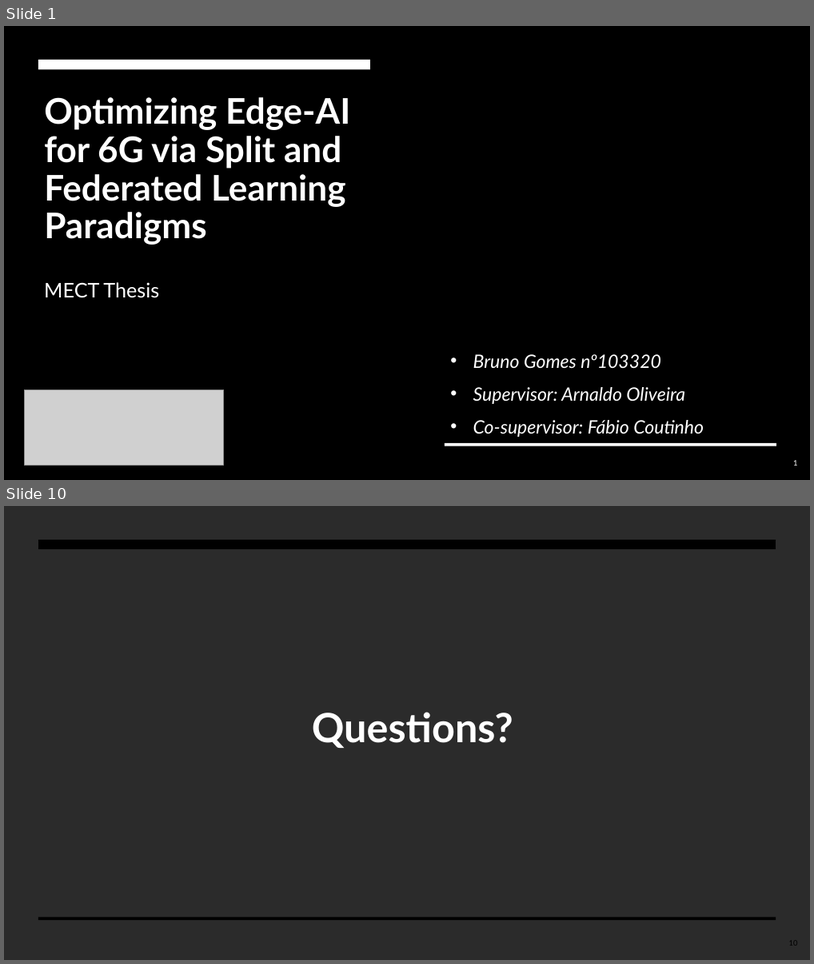
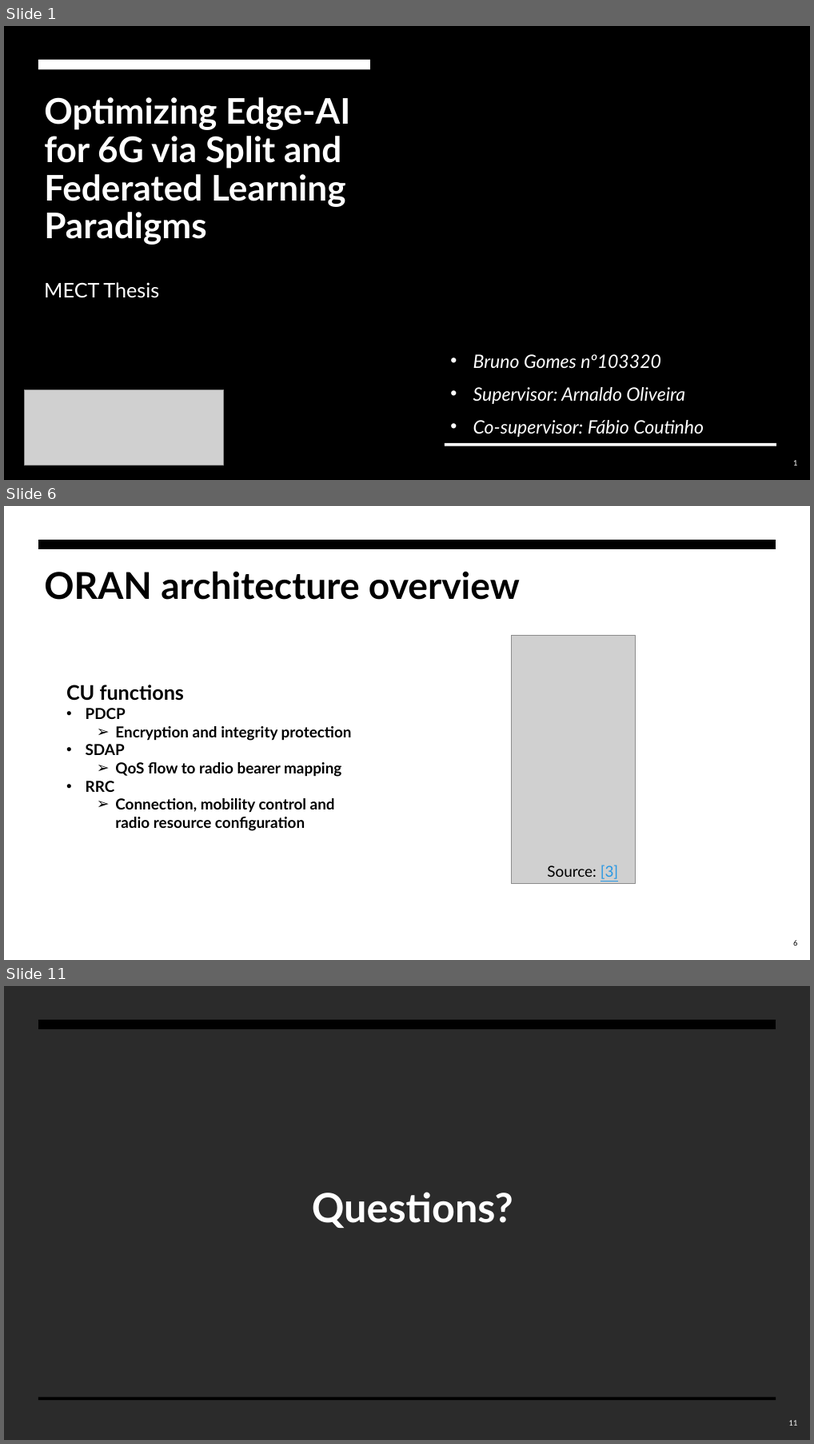
Before and after one commit to BrunoGomes22/MECT-Thesis, a slide deck: Presentations/apresentacao_tese_10min.pptx. Shown one above the other, each under a label of ours: slides 1 and 10 before the commit, slides 1, 6 and 11 after it; the slides between them are not shown. The pictures are 814x964 and 814x1444 pixels, drawn with LibreOffice and Linux fonts; fonts in the diff are those of the drawing; grey boxes stand for pictures; background and template pictures are left out; a plain dark background stands for a picture behind light text. Boxes give left, top, right and bottom in pixels: in the first picture for what was removed or moved away, otherwise in the second. Text is boxed around its words. In the diff, an @@ line names an element or a change of style, - is before the commit and + after.

```diff
--- a/Presentations/apresentacao_tese_10min.pptx
+++ b/Presentations/apresentacao_tese_10min.pptx
@@ slide 6 added at [4,506,810,960], background #FFFFFF; not listed: 1 template element that a slide beside it also shows @@
@@ title added at [44,571,520,600], 44 pt, text #000000, bold @@
+ORAN architecture overview
@@ picture added at [511,635,635,884] @@
@@ text added at [66,684,352,831], 18 pt, text #000000, bold @@
+CU functions
+• PDCP
+  ➢ Encryption and integrity protection
+• SDAP
+  ➢ QoS flow to radio bearer mapping
+• RRC
+  ➢ Connection, mobility control and radio resource configuration
@@ text added at [547,864,619,879], 18 pt, text #000000 @@
+Source: [3]
@@ page number added at [794,940,798,945], 9 pt, text #000000 @@
+6
@@ what was slide 10 is now slide 11 @@
@@ page number at [790,1420,798,1425]: text changed; text colour #000000 to #F7F7F7 @@
-10
+11
```
Also in this commit, not shown: 4 slides changed, 6 other slides added, 4 slides removed.
